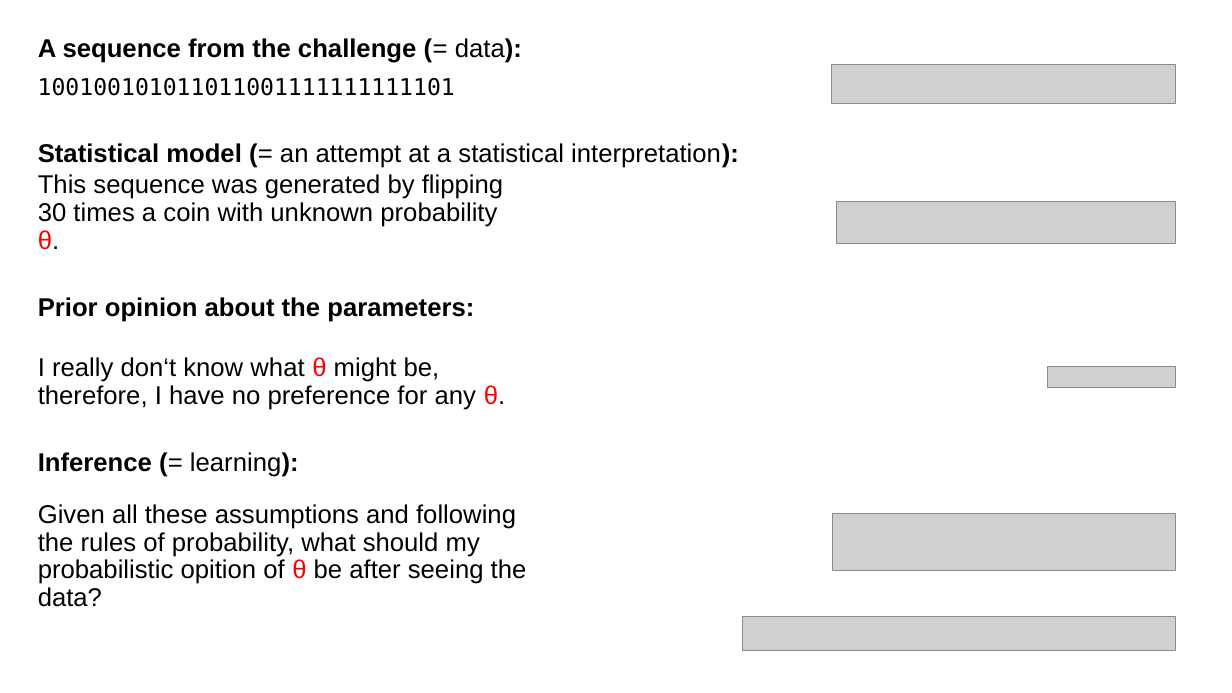
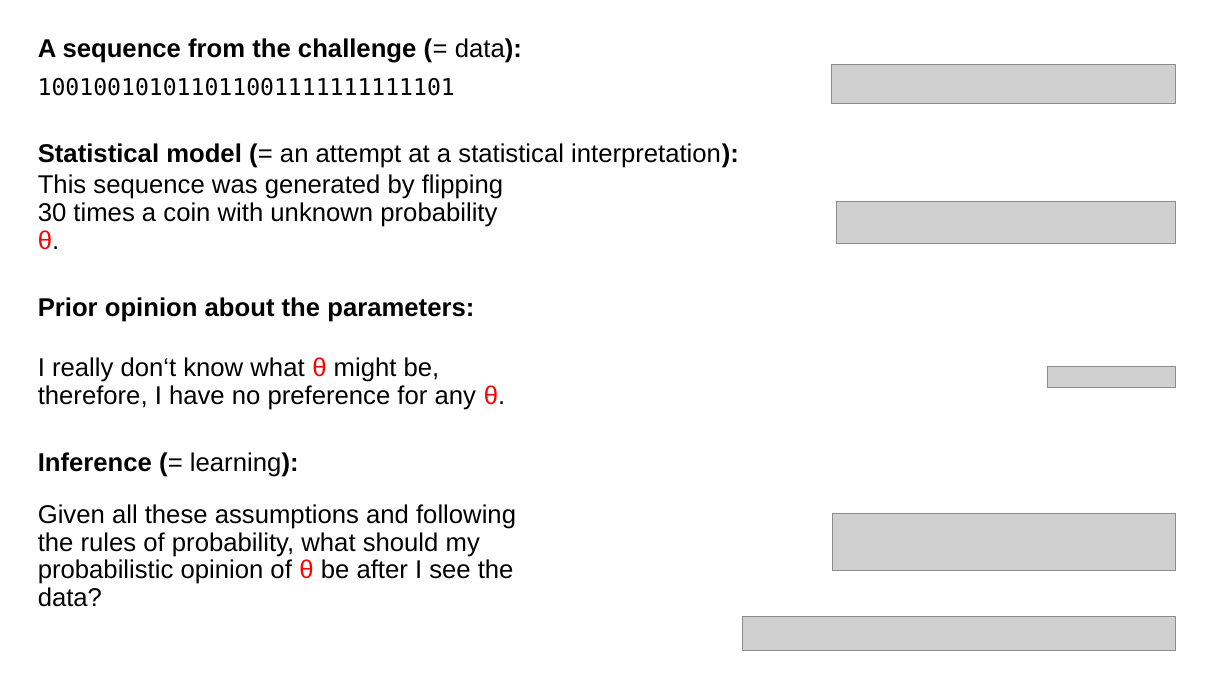
Before and after one commit to bstatcomp/ppworkshop, a slide deck: slide 32 of Slides/slides.pptx (slide 29 before the commit). Drawn at 1232x693 pixels with LibreOffice and Linux fonts; fonts in the diff are those of the drawing; grey boxes stand for pictures. Boxes give left, top, right and bottom in pixels: in the first picture for what was removed or moved away, otherwise in the second. Text is boxed around its words. In the diff, an @@ line names an element or a change of style, - is before the commit and + after.

```diff
--- a/Slides/slides.pptx
+++ b/Slides/slides.pptx
@@ text at (38,504,516,607): text changed @@
-Given all these assumptions and following the rules of probability, what should my probabilistic opition of θ be after seeing the data?
+Given all these assumptions and following the rules of probability, what should my probabilistic opinion of θ be after I see the data?
```
Also in this commit, not shown: 9 other slides changed, 5 slides added, 2 slides removed, 1 other file.
